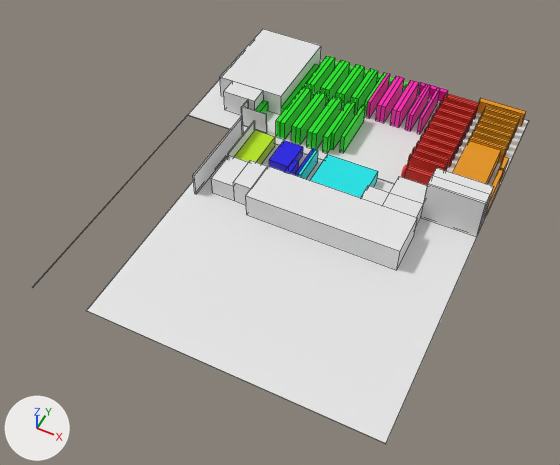
An edit to the Blender file plan.blend, drawn before and after from the same camera.
Camera for both pictures: a 50 mm camera at (51.4, -37.3, 72.7) aimed at (21.7, 22.1, -1.6). Lighting does not change. The marker at lower left points along +X, +Y and +Z. Mesh edges are drawn as thin lines on the coarser meshes.

Before the edit, the objects in view are built like this:
```python
me_cube_002 = bpy.data.meshes.new('Cube.002')
me_cube_002.from_pydata(...)  # a box spanning x -7.6..7.6, y -0.7..0.7, z -1.8..1.8
me_cube_094 = bpy.data.meshes.new('Cube.094')
me_cube_094.from_pydata(...)  # a box spanning x -3.21..3.21, y -3.51..3.51, z -2.56..2.56
me_sol_1 = bpy.data.meshes.new('Sol 1')
me_sol_1.from_pydata(...)  # 16 vertices, 10 faces; spans x -22.3..22.3, y -31.1..25.1, z 0.0
ob_atelier_reparation = bpy.data.objects.new('Atelier Reparation', me_cube_094)
ob_atelier_reparation.location = (27.4, 24.7, 1.8)
ob_atelier_reparation.scale = (3.19, 0.854, 0.683)
ob_bureau_magasin = bpy.data.objects.new('Bureau magasin', me_cube_002)
ob_bureau_magasin.location = (35.0, 32.9, 1.2)
ob_bureau_magasin.scale = (0.296, 2.27, 0.697)
ob_sol_002 = bpy.data.objects.new('Sol.002', me_sol_1)
ob_sol_002.location = (22.4, 25.1, 30.5)
ob_sol_002.rotation_euler = (-3.142, 0.0, 0.0)  # degrees (-180, 0, 0)
ob_sol_002.hide_set(True)  # its collection is switched off
# also in view: 'D04' at (19.6, 41.1, 1.5); 'D06' at (17.2, 41.1, 1.5); 'Emballage et expédition' at (7.2, 48.3, 1.7); 'Sol' at (22.4, 28.1, 0.0); 'Sans label 01.001' at (40.9, 40.9, 1.1)
```
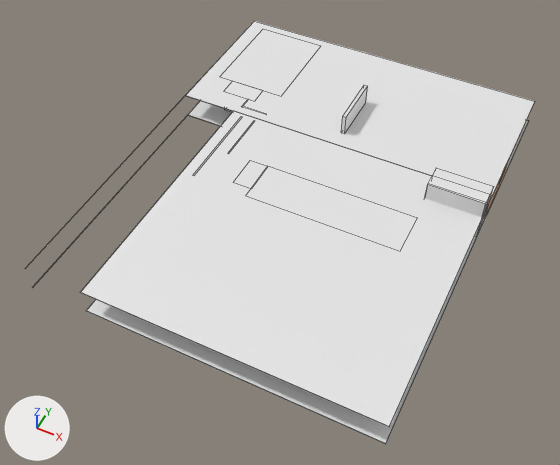
What the commit changed:
Mesh me_cube_098 is new.
It is a box spanning x -0.69..0.69, y -0.66..0.66, z -0.78..0.78.
Object 'Sol.002' (ob_sol_002) moves from (22.4, 25.1, 30.5) to (22.4, 25.1, 3.5).
Object 'Sol.002' (ob_sol_002) is now shown.
Object 'M01' (ob_m01) is new; it shows me_cube_098.
Its location is (23.3, 41.6, 5.0).
Its scale is (0.371, 5.64, 1.86).

Changed parts and their boxes (x1, y1, x2, y2) in the pictures (560 x 465 px):
'Sol.002', shown
    after: (25, 21, 534, 427)
'M01', added
    after: (341, 85, 368, 134)
'Sol', unchanged, covered by the edit
    before: (33, 59, 529, 444)
    after: (33, 101, 529, 444)
'Atelier Reparation', unchanged, covered by the edit
    before: (246, 166, 417, 270)
'Emballage et expédition', unchanged, covered by the edit
    before: (220, 29, 321, 114)
'Sans label 01', unchanged, covered by the edit
    before: (310, 155, 378, 198)
